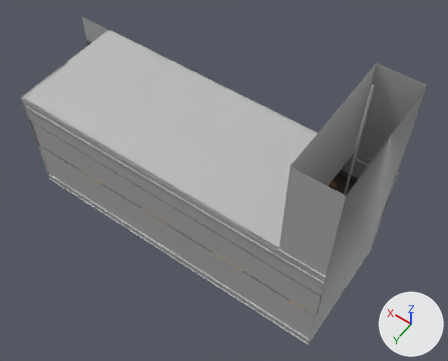
An edit to the FBX model Assets/Models/Rooms/SM_TutorialRoom_Hallway_01.fbx, drawn before and after from the same camera.
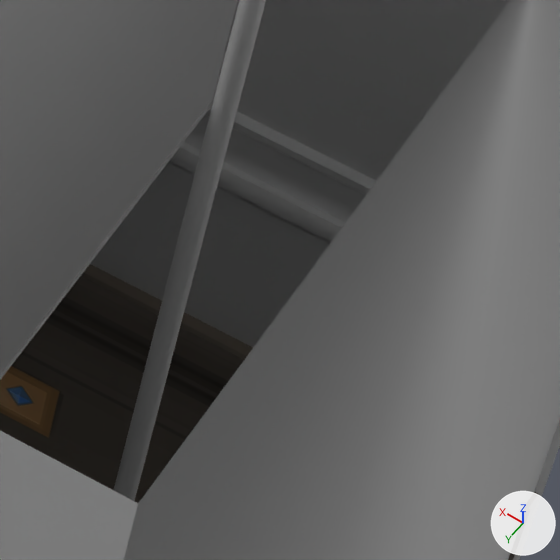
The first picture shows the older version from a 50 mm camera at (-16.5, 23.7, 26.1) aimed at (-6.8, 10.1, 4.6). The close-ups show both versions on the part from 74% to 88% of the width and 39% to 56% of the height of that picture. Every picture has the same lights, and +X, +Y and +Z are marked at lower right. Where no turn or scale is listed for an object, it has been applied to the vertices. Vertices at the same position are counted once.

The first close-up shows 'SM_TutorialRoom_Hallway_Roof_01', 'SM_TutorialRoom_Hallway_Rope_01', 'SM_TutorialRoom_Hallway_Trim_01', 'SM_TutorialRoom_Hallway_WallMural_01', 'SM_TutorialRoom_Hallway_Walls_01'.
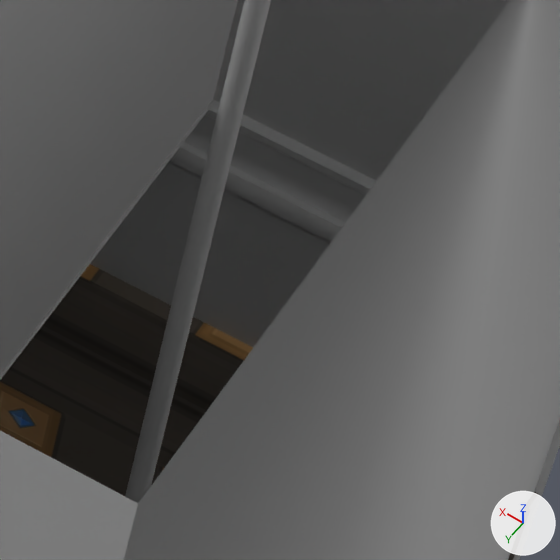
Patch to the scene script:
```diff
--- a/Assets/Models/Rooms/SM_TutorialRoom_Hallway_01.fbx.py
+++ b/Assets/Models/Rooms/SM_TutorialRoom_Hallway_01.fbx.py
@@ me_mesh_005 @@
 me_mesh_005.from_pydata(...)  # 68 vertices, 34 faces; spans x -8.9..8.9, y -3.0..3.0, z -0.9..0.9
 # used by ob_sm_tutorialroom_hallway_wallmural_01; location = (-4.086, 9.422, 3.622)
+# me_mesh_005 part 1: texture (UV) coordinates of 34 of 34 faces, centred in x -3.6..7.0, y -3.0..2.9, z -0.9..0.9, changed; they spanned u 0.01..4.48, v -0.14..0.38 and now span u -1.73..2.74, v -0.18..0.34
 me_mesh_005.materials.append(mat_mural1)
@@ ob_sm_tutorialroom_hallway_rope_01 @@
 ob_sm_tutorialroom_hallway_rope_01.location = (-1198.0, 832.7, -933.5)
+ob_sm_tutorialroom_hallway_rope_01.rotation_euler = (0.0, 2.214, 0.0)  # degrees (0, 127, 0)
```

What differs and where, as boxes (x1, y1, x2, y2) in the close-ups (560 x 560 px):
'SM_TutorialRoom_Hallway_Rope_01', turned
    before: (114, 0, 266, 501)
    after: (125, 0, 271, 503)
part 1 of me_mesh_005, surface changed
    both: (0, 264, 538, 560)
